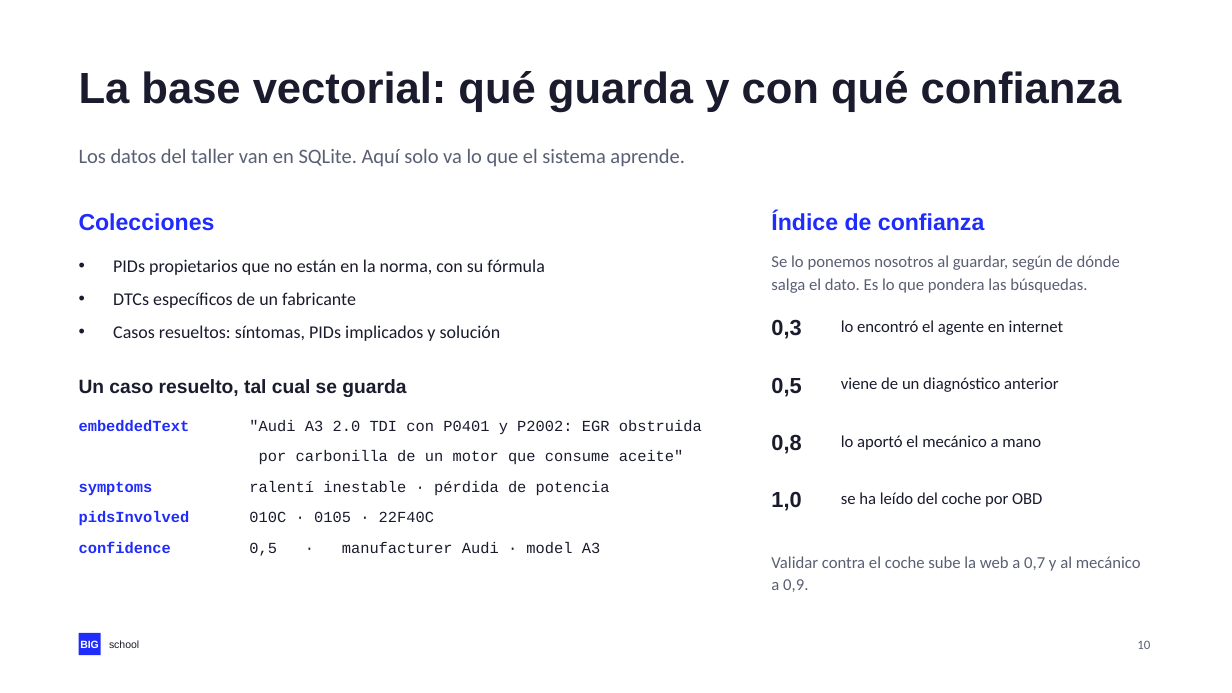
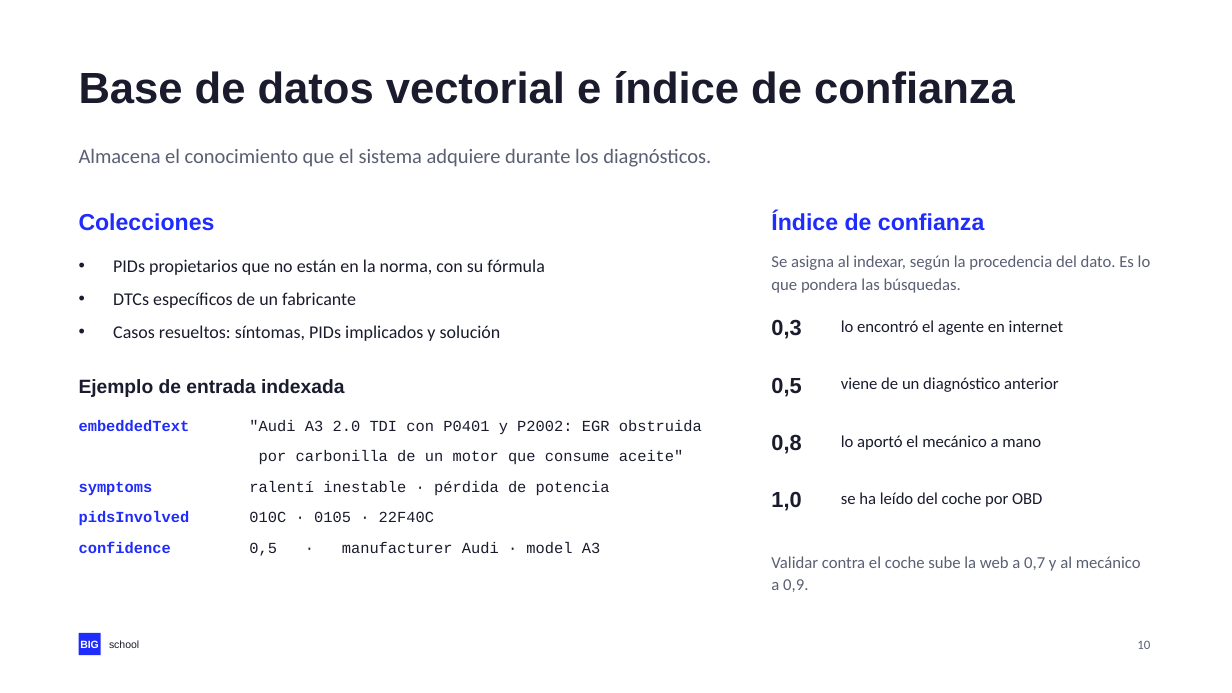
Before and after one commit to NovilloQuinta/intelligent-automotive-diagnostics, a slide deck: slide 10 of docs/presentacion/tfm-intelligent-automotive-diagnostics.pptx. Drawn at 1232x693 pixels with LibreOffice and Linux fonts; fonts in the diff are those of the drawing. Boxes give left, top, right and bottom in pixels: in the first picture for what was removed or moved away, otherwise in the second. Text is boxed around its words. In the diff, an @@ line names an element or a change of style, - is before the commit and + after.

```diff
--- a/docs/presentacion/tfm-intelligent-automotive-diagnostics.pptx
+++ b/docs/presentacion/tfm-intelligent-automotive-diagnostics.pptx
@@ text at (79, 71, 1015, 104): text changed @@
-La base vectorial: qué guarda y con qué confianza
+Base de datos vectorial e índice de confianza
@@ text at (79, 148, 711, 167): text changed @@
-Los datos del taller van en SQLite. Aquí solo va lo que el sistema aprende.
+Almacena el conocimiento que el sistema adquiere durante los diagnósticos.
@@ text at (771, 255, 1151, 293): text changed @@
-Se lo ponemos nosotros al guardar, según de dónde salga el dato. Es lo que pondera las búsquedas.
+Se asigna al indexar, según la procedencia del dato. Es lo que pondera las búsquedas.
@@ text at (79, 379, 344, 397): text changed @@
-Un caso resuelto, tal cual se guarda
+Ejemplo de entrada indexada
```
Also in this commit, not shown: 14 other slides changed, 3 other files.
